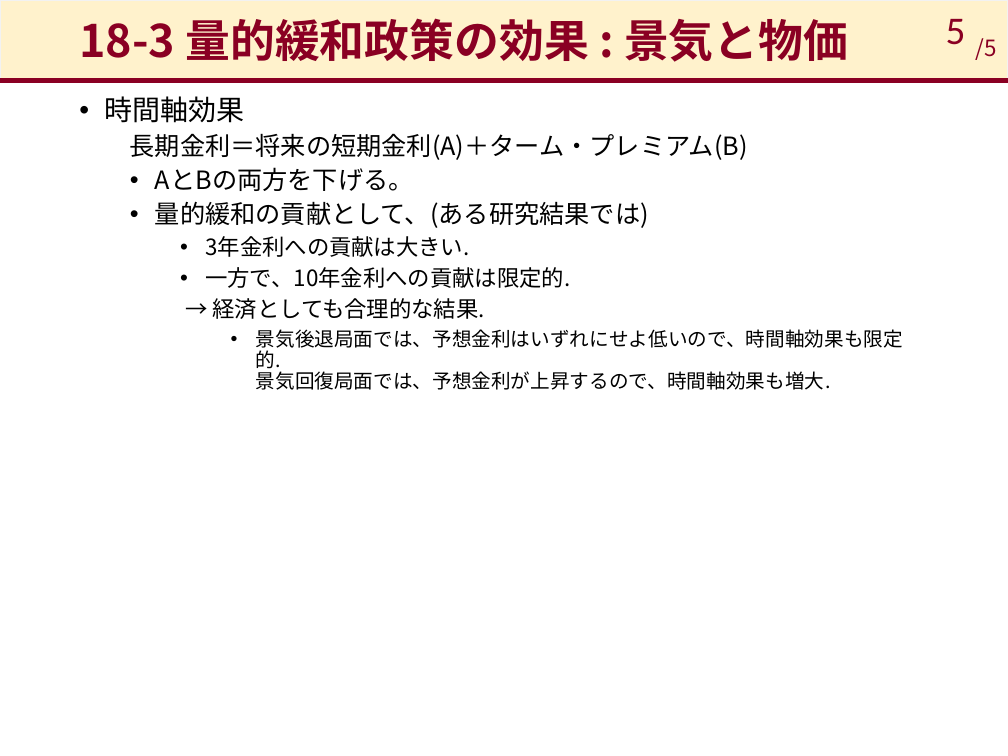
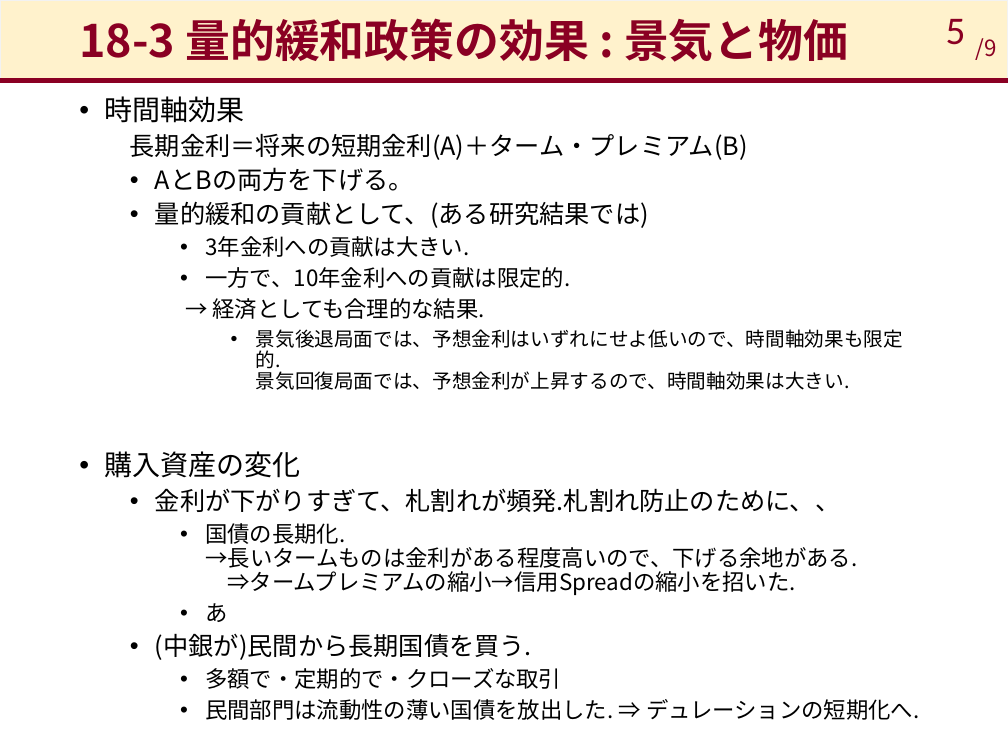
Before and after one commit to takashiikai1991/shirakawa, a slide deck: slide 5 of Sec_18/現代の金融政策_18.pptx. Drawn at 1008x756 pixels with LibreOffice and Linux fonts; fonts in the diff are those of the drawing. Boxes give left, top, right and bottom in pixels: in the first picture for what was removed or moved away, otherwise in the second. Text is boxed around its words. In the diff, an @@ line names an element or a change of style, - is before the commit and + after.

Commit message:
v18_2

```diff
--- a/Sec_18/現代の金融政策_18.pptx
+++ b/Sec_18/現代の金融政策_18.pptx
@@ text at [976, 38, 997, 60]: text changed @@
-/5
+/9
@@ text at [105, 329, 919, 720]: text changed; size 14 to 16 pt @@
-      • 景気後退局面では、予想金利はいずれにせよ低いので、時間軸効果も限定的.
-        景気回復局面では、予想金利が上昇するので、時間軸効果も増大.
+      • 景気後退局面では、予想金利はいずれにせよ低いので、時間軸効果も限定的.
+        景気回復局面では、予想金利が上昇するので、時間軸効果は大きい.
+• 購入資産の変化
+  • 金利が下がりすぎて、札割れが頻発.札割れ防止のために、、
+    • 国債の長期化.
+      →長いタームものは金利がある程度高いので、下げる余地がある.
+      ⇒タームプレミアムの縮小→信用Spreadの縮小を招いた.
+    • あ
+  • (中銀が)民間から長期国債を買う.
+    • 多額で・定期的で・クローズな取引
+    • 民間部門は流動性の薄い国債を放出した. ⇒ デュレーションの短期化へ.
```
Also in this commit, not shown: 4 other slides changed, 4 slides added.
